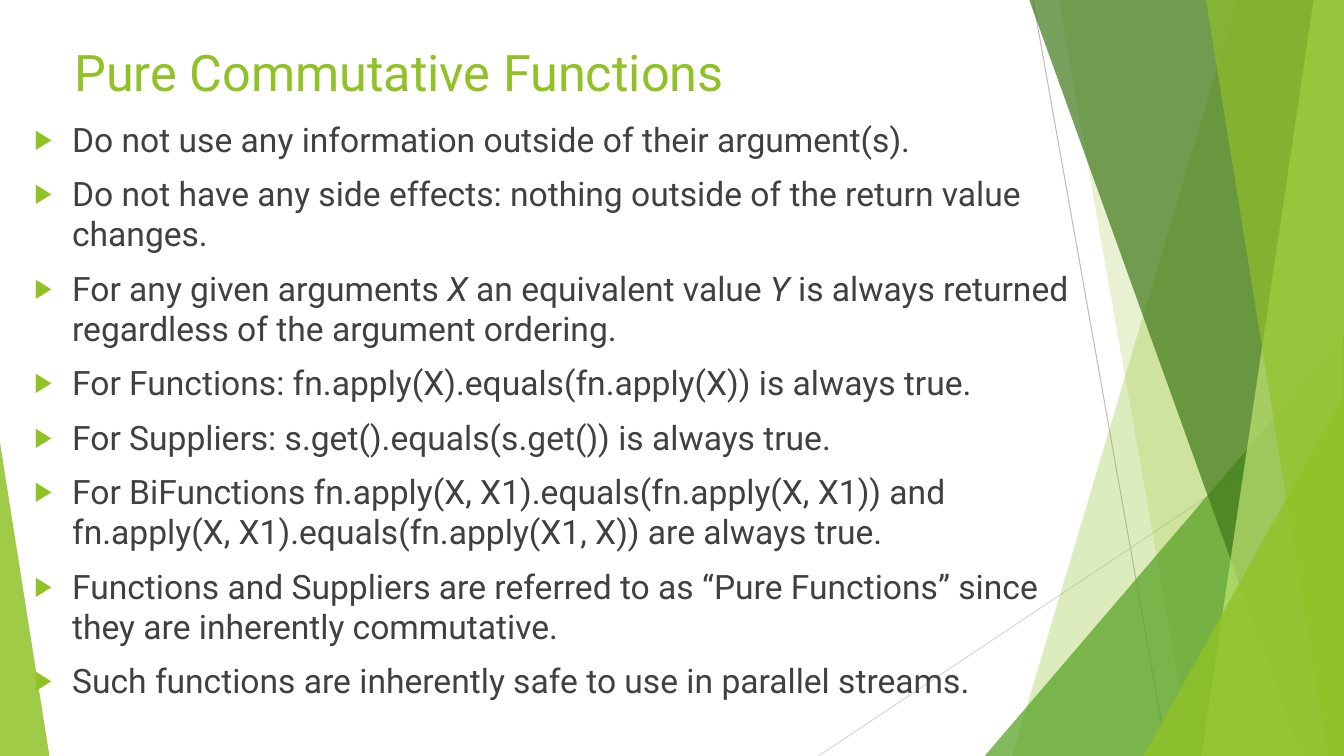
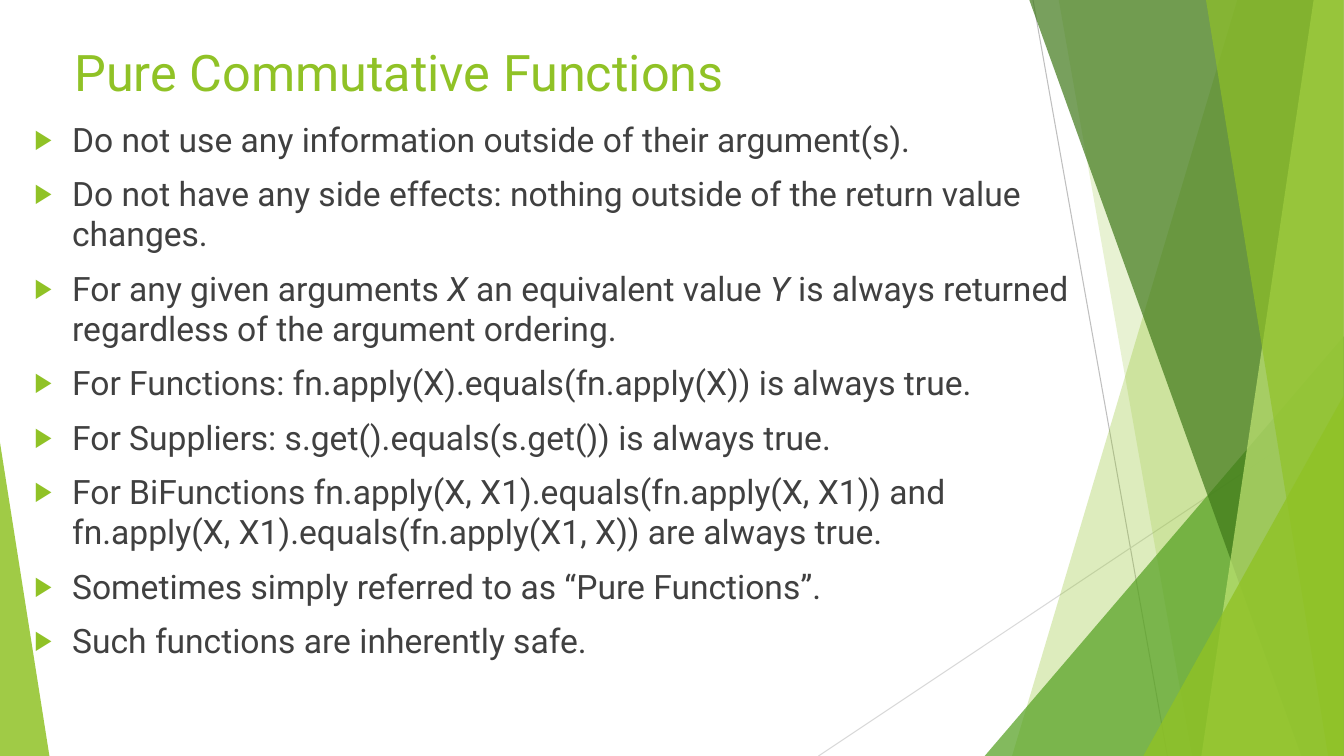
Before and after one commit to RichardRoda/2017-CodePaLOUsa-Lambda, a slide deck: slide 16 of Learning to Love the Lambda in the Stream.pptx. Drawn at 1344x756 pixels with LibreOffice and Linux fonts; fonts in the diff are those of the drawing. Boxes give left, top, right and bottom in pixels: in the first picture for what was removed or moved away, otherwise in the second. Text is boxed around its words. In the diff, an @@ line names an element or a change of style, - is before the commit and + after.

```diff
--- a/Learning to Love the Lambda in the Stream.pptx
+++ b/Learning to Love the Lambda in the Stream.pptx
@@ text at (72, 573, 821, 660): text changed @@
-▶ Functions and Suppliers are referred to as “Pure Functions” since they are inherently commutative.
-▶ Such functions are inherently safe to use in parallel streams.
+▶ Sometimes simply referred to as “Pure Functions”.
+▶ Such functions are inherently safe.
```
Also in this commit, not shown: 11 other slides changed, 7 slides added, 1 slide removed, 1 other file.
